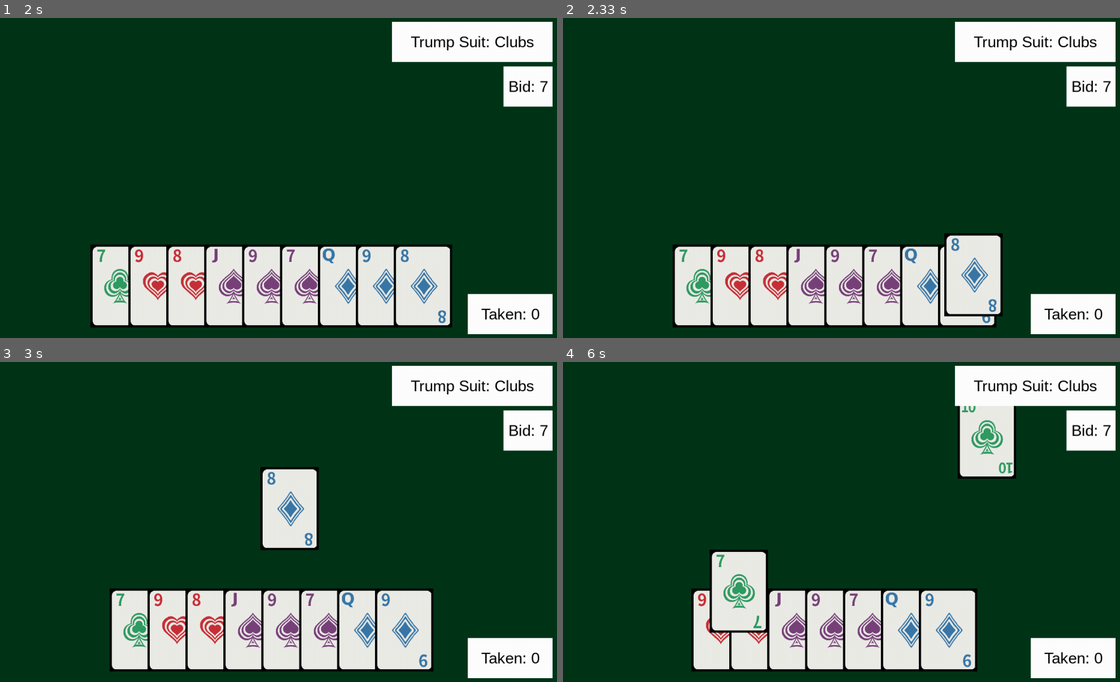
Above: before the commit, frames 1-4 (two rows, left to right).
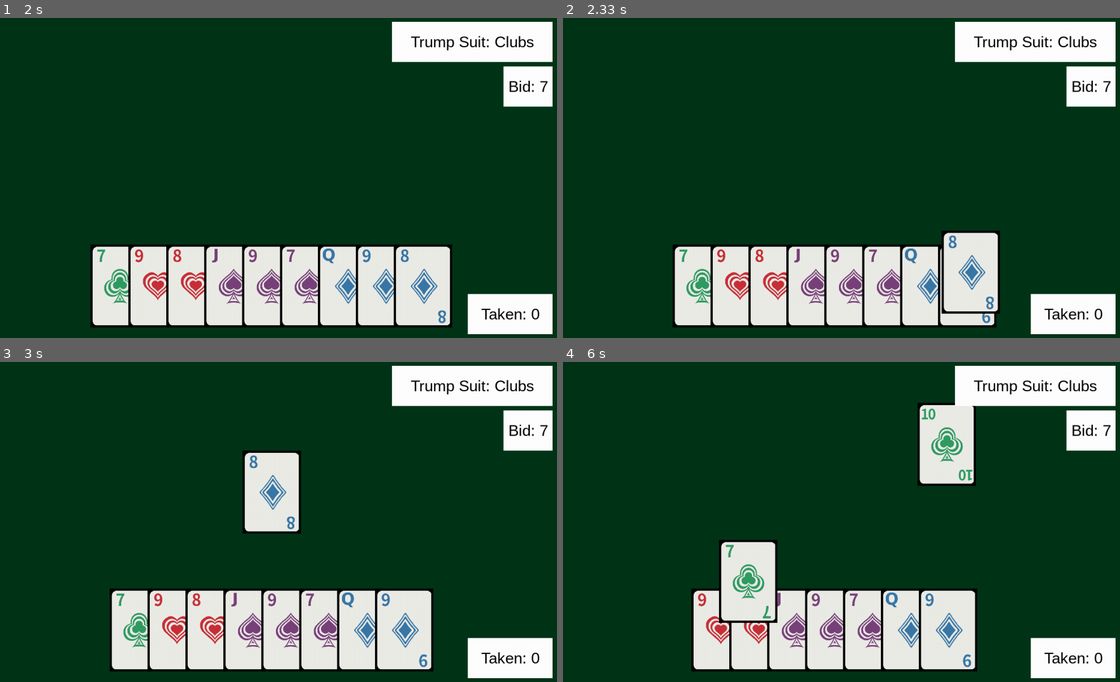
Above: after the commit, the same moments.

Repository: SkylerMime/NinetyNine
Game: pygame game, started from ninety_nine/graphical_main_game.py
Same seed, same stepped clock (60 frames per second), same inputs: the game is played once before the commit and once after it.
Inputs (mouse positions are in pixels of both pictures, inside the frame that each line leads up to):
- Up to frame 1 (2 s): click "Main Game" at 0.38 s; press the mouse at (167, 286) at 0.7 s; move the mouse to (239, 264) at 0.8 s; release the mouse at (311, 245) at 0.93 s; click (72, 286) at 1.05 s; click (89, 286) at 1.38 s; press the mouse at (144, 286) at 1.7 s; move the mouse to (206, 254) at 1.8 s; release the mouse at (267, 222) at 1.93 s
- Up to frame 2 (2.33 s): press the mouse at (674, 286) at 2.03 s; move the mouse to (830, 290) at 2.13 s; release the mouse at (991, 293) at 2.27 s
- Up to frame 3 (3 s): no input
- Up to frame 4 (6 s): click "Next trick" at 5.38 s; click (691, 630) at 5.72 s

Frame 1 is identical in both runs. In frame 2, 1.1% of the frame differs, in the area x 67-79%, y 66-94%; in frame 3, 3.1%; in frame 4, 5.8%, in the area x 26-82%, y 12-85%.

Commit message:
Increased animation speed

Diff:
--- a/ninety_nine/graphical_main_game.py
+++ b/ninety_nine/graphical_main_game.py
@@ -131,6 +131,7 @@
 TEXTVIEW_TEXT_COLOR = BLACK
 
 MILLISECONDS_BETWEEN_PLAYS = 900
+TICKS_TO_REACH = 80
 # If this number is too high, the system could crash
 FRAMES_PER_SECOND = 120
 
@@ -601,7 +602,7 @@
 
 
 def get_movement_vector_toward(
-    initial_pos: CardVector, final_pos: CardVector, ticks_to_reach = 100
+    initial_pos: CardVector, final_pos: CardVector, ticks_to_reach = TICKS_TO_REACH
 ):
     tip_to_tail: CardVector = final_pos - initial_pos
     return tip_to_tail / ticks_to_reach
